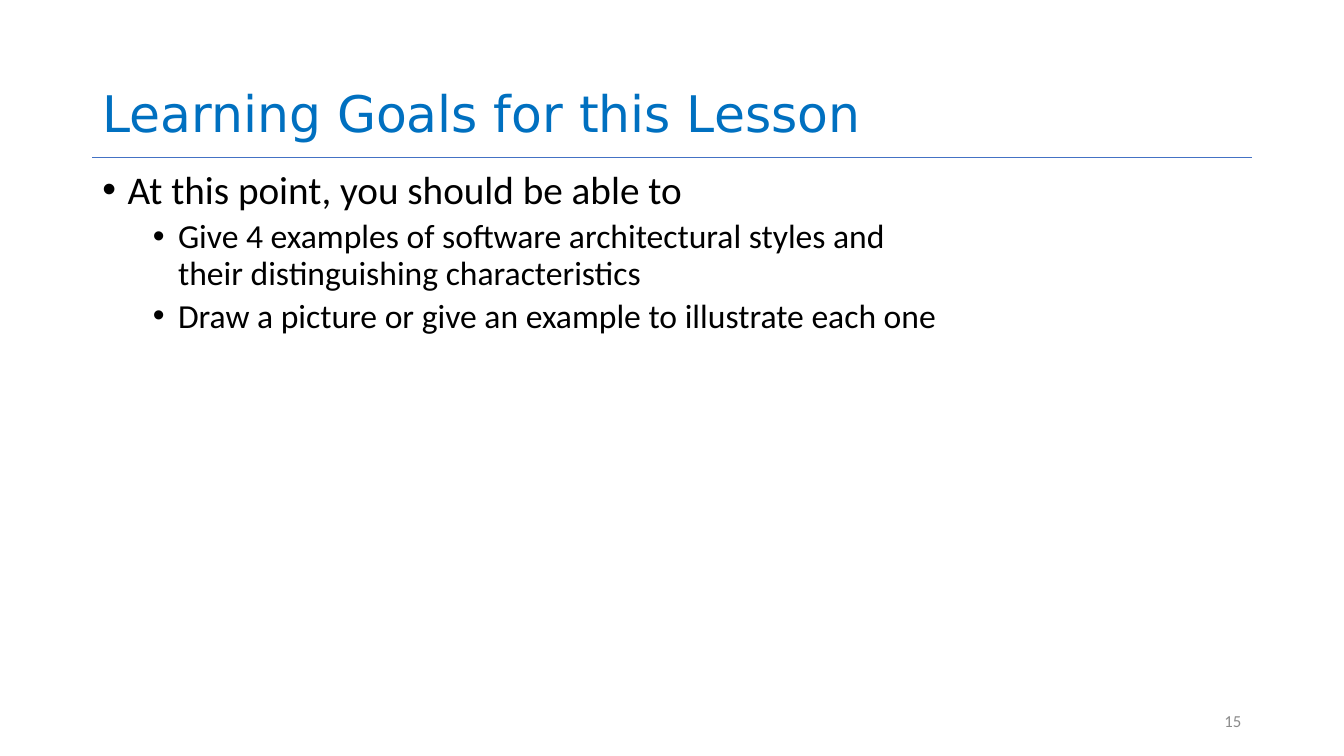
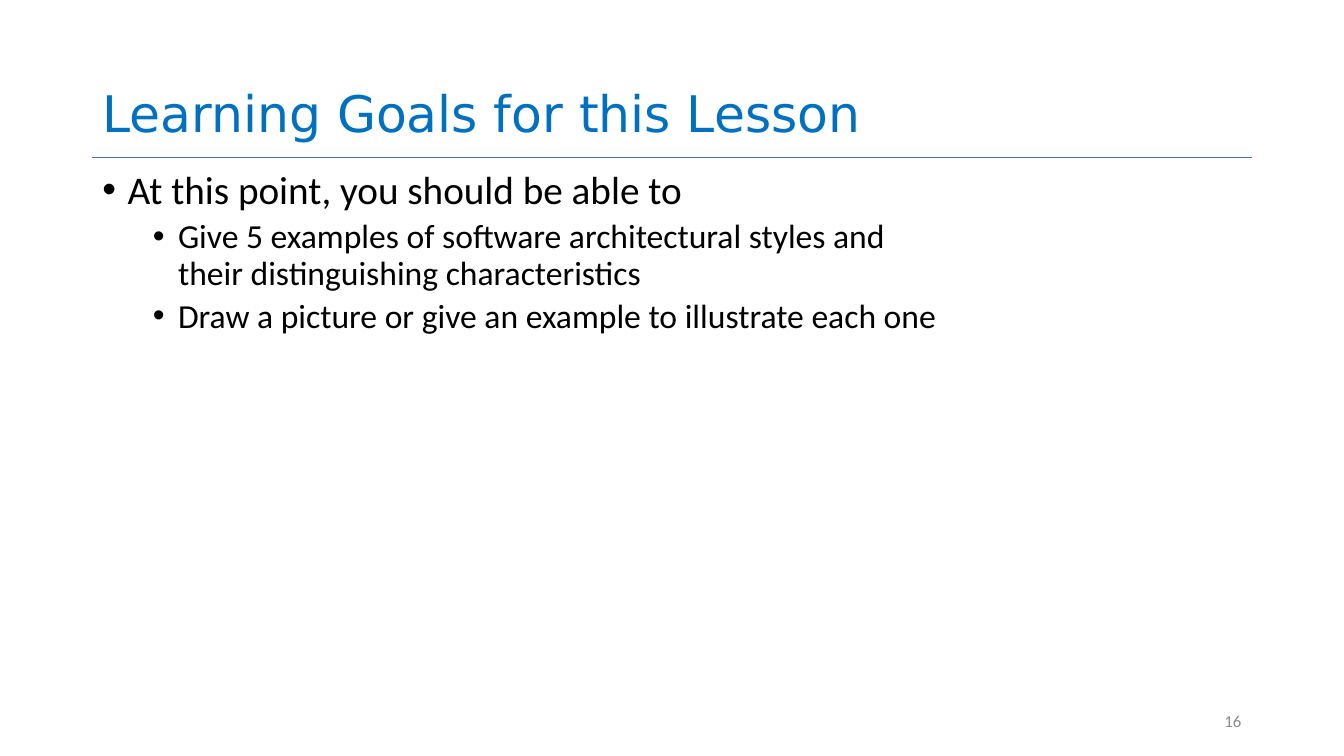
Before and after one commit to neu-se/CS4530-Spring-2022, a slide deck: slide 16 of Slides/Lesson 2.2 The Architectural Scale.pptx (slide 15 before the commit). Drawn at 1344x756 pixels with LibreOffice and Linux fonts; fonts in the diff are those of the drawing. Boxes give left, top, right and bottom in pixels: in the first picture for what was removed or moved away, otherwise in the second. Text is boxed around its words. In the diff, an @@ line names an element or a change of style, - is before the commit and + after.

```diff
--- a/Slides/Lesson 2.2 The Architectural Scale.pptx
+++ b/Slides/Lesson 2.2 The Architectural Scale.pptx
@@ text at bbox=[178, 224, 884, 291]: text changed @@
-  • Give 4 examples of software architectural styles and their distinguishing characteristics
+  • Give 5 examples of software architectural styles and their distinguishing characteristics
@@ page number at bbox=[1224, 716, 1241, 727]: text changed @@
-15
+16
```
Also in this commit, not shown: 2 other slides changed, 1 slide added.
